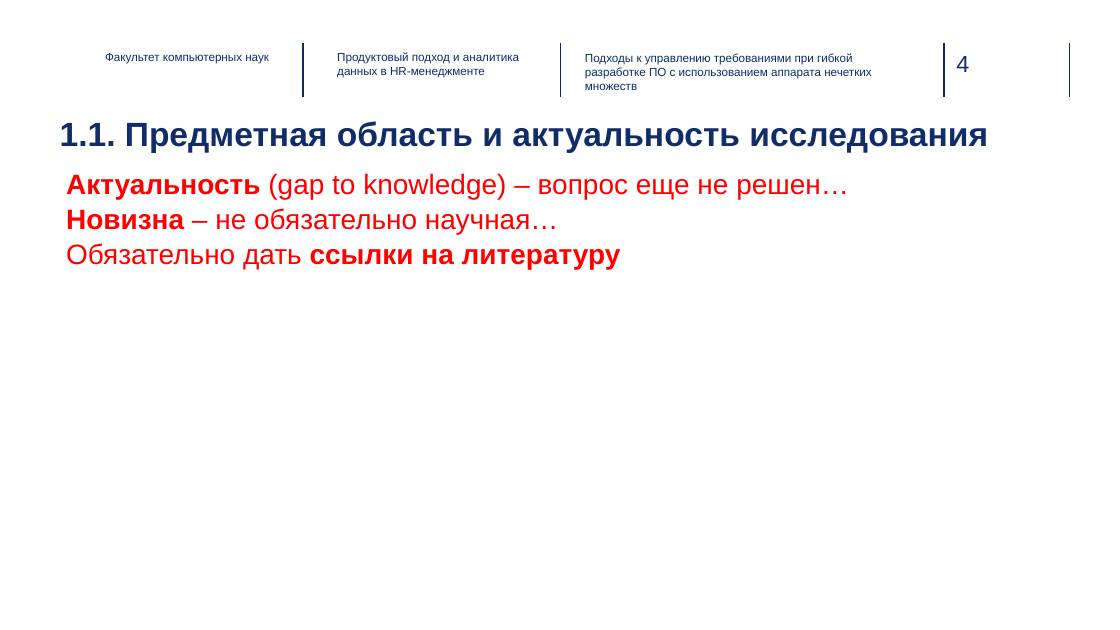
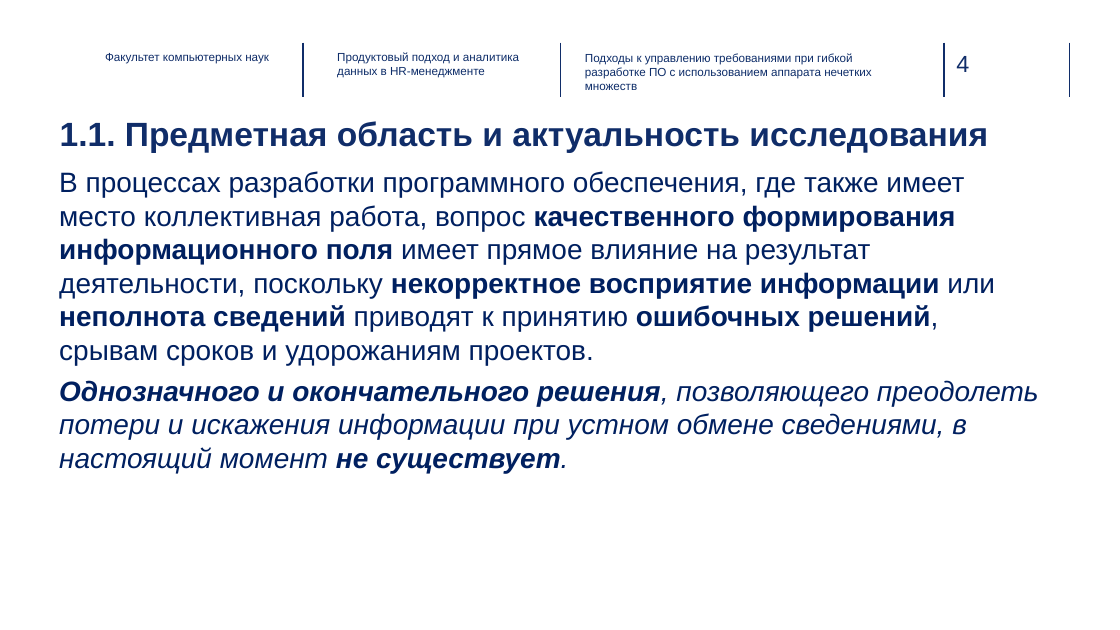
Before and after one commit to inna531/Fuzzy-Agile-Development, a slide deck: slide 4 of 2025.11.25_Понаровская_презентация_PP.pptx. Drawn at 1120x630 pixels with LibreOffice and Linux fonts; fonts in the diff are those of the drawing; background and template pictures are left out. Boxes give left, top, right and bottom in pixels: in the first picture for what was removed or moved away, otherwise in the second. Text is boxed around its words. In the diff, an @@ line names an element or a change of style, - is before the commit and + after.

```diff
--- a/2025.11.25_Понаровская_презентация_PP.pptx
+++ b/2025.11.25_Понаровская_презентация_PP.pptx
@@ text at bbox=[59, 171, 1039, 473]: text changed; text colour #FF0000 to #002060 @@
-Актуальность (gap to knowledge) – вопрос еще не решен…
-Новизна – не обязательно научная…
-Обязательно дать ссылки на литературу
+В процессах разработки программного обеспечения, где также имеет место коллективная работа, вопрос качественного формирования информационного поля имеет прямое влияние на результат деятельности, поскольку некорректное восприятие информации или неполнота сведений приводят к принятию ошибочных решений, срывам сроков и удорожаниям проектов.
+Однозначного и окончательного решения, позволяющего преодолеть потери и искажения информации при устном обмене сведениями, в настоящий момент не существует.
```
Also in this commit, not shown: 13 other slides changed, 5 other files.
